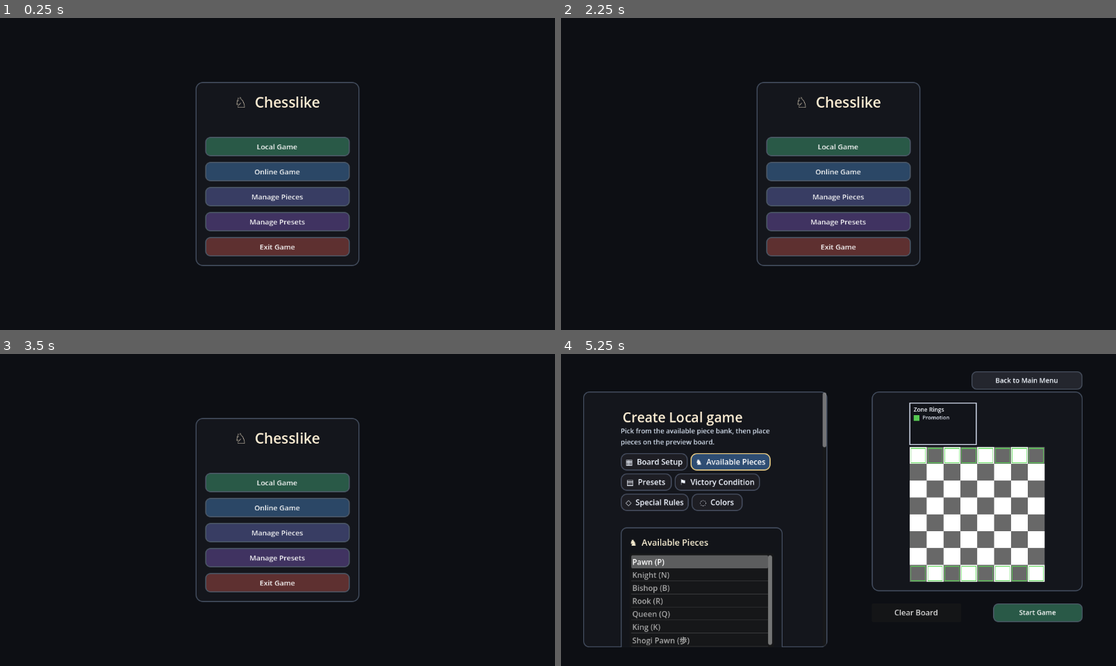
Above: before the commit, frames 1-4 (two rows, left to right).
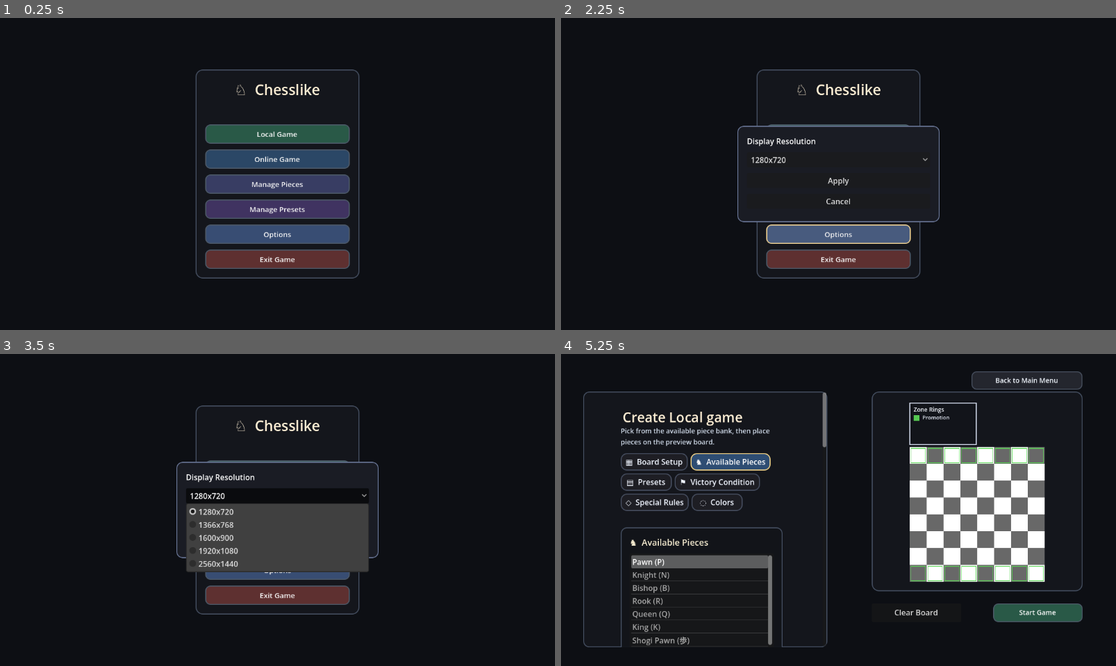
Above: after the commit, the same moments.

Repository: LeoHolman/chesslike
Game: Godot game, scene res://Scenes/MainMenu.tscn
Two runs of this game, one before a commit and one after it. Both use one fixed random seed, a clock stepped at 60 frames per second and the inputs below.
Inputs (mouse positions are in pixels of both pictures, inside the frame that each line leads up to):
- Up to frame 1 (0.25 s): no input
- Up to frame 2 (2.25 s): click "Manage Presets" at 0.5 s; click "← Back to Main Menu" at 1.25 s; click (838, 233) at 2 s, where only the run after the commit has a clickable "Options"
- Up to frame 3 (3.5 s): click (277, 494) at 2.75 s, where only the run after the commit has a clickable "1280x720"
- Up to frame 4 (5.25 s): click (838, 516) at 3.5 s, where only the run after the commit has a clickable "Apply"; click (838, 625) at 4.25 s, where only the run before the commit has a clickable "Back to Main Menu"; click "Local Game" at 5 s

The runs differ from the first frame. In frame 1, 9.7% of the frame differs, in the area x 35-65%, y 16-84%; in frame 2, 11%; in frame 3, 13%, in the area x 31-69%, y 16-84%; in frame 4, nothing differs.

Commit message:
feat: add options with screen resolution option

Diff:
--- a/Scenes/MainMenu.tscn
+++ b/Scenes/MainMenu.tscn
@@ -54,13 +54,58 @@
 layout_mode = 2
 text = "Manage Presets"
 
+[node name="OptionsButton" type="Button" parent="CenterContainer/MenuContent"]
+custom_minimum_size = Vector2(240, 40)
+layout_mode = 2
+text = "Options"
+
 [node name="ExitGameButton" type="Button" parent="CenterContainer/MenuContent" unique_id=1065246606]
 custom_minimum_size = Vector2(240, 40)
 layout_mode = 2
 text = "Exit Game"
 
+[node name="OptionsPopup" type="PopupPanel" parent="."]
+visible = false
+size = Vector2i(420, 200)
+
+[node name="MarginContainer" type="MarginContainer" parent="OptionsPopup"]
+anchors_preset = 15
+anchor_right = 1.0
+anchor_bottom = 1.0
+grow_horizontal = 2
+grow_vertical = 2
+size_flags_horizontal = 3
+size_flags_vertical = 3
+theme_override_constants/margin_left = 18
+theme_override_constants/margin_top = 18
+theme_override_constants/margin_right = 18
+theme_override_constants/margin_bottom = 18
+
+[node name="VBoxContainer" type="VBoxContainer" parent="OptionsPopup/MarginContainer"]
+layout_mode = 2
+theme_override_constants/separation = 12
+
+[node name="TitleLabel" type="Label" parent="OptionsPopup/MarginContainer/VBoxContainer"]
+layout_mode = 2
+text = "Display Resolution"
+
+[node name="ResolutionOptionButton" type="OptionButton" parent="OptionsPopup/MarginContainer/VBoxContainer"]
+layout_mode = 2
+size_flags_horizontal = 3
+
+[node name="ApplyResolutionButton" type="Button" parent="OptionsPopup/MarginContainer/VBoxContainer"]
+layout_mode = 2
+text = "Apply"
+
+[node name="CancelResolutionButton" type="Button" parent="OptionsPopup/MarginContainer/VBoxContainer"]
+layout_mode = 2
+text = "Cancel"
+
 [connection signal="pressed" from="CenterContainer/MenuContent/LocalGameButton" to="." method="_on_local_game_button_pressed"]
 [connection signal="pressed" from="CenterContainer/MenuContent/OnlineGameButton" to="." method="_on_online_game_button_pressed"]
 [connection signal="pressed" from="CenterContainer/MenuContent/ManagePiecesButton" to="." method="_on_manage_pieces_button_pressed"]
 [connection signal="pressed" from="CenterContainer/MenuContent/ManagePresetsButton" to="." method="_on_manage_presets_button_pressed"]
+[connection signal="pressed" from="CenterContainer/MenuContent/OptionsButton" to="." method="_on_options_button_pressed"]
 [connection signal="pressed" from="CenterContainer/MenuContent/ExitGameButton" to="." method="_on_exit_game_button_pressed"]
+[connection signal="pressed" from="OptionsPopup/MarginContainer/VBoxContainer/ApplyResolutionButton" to="." method="_on_apply_resolution_button_pressed"]
+[connection signal="pressed" from="OptionsPopup/MarginContainer/VBoxContainer/CancelResolutionButton" to="." method="_on_cancel_resolution_button_pressed"]
--- a/Scripts/main_menu.gd
+++ b/Scripts/main_menu.gd
@@ -9,13 +9,25 @@
 @onready var online_game_button: Button = $CenterContainer/MenuContent/OnlineGameButton
 @onready var manage_pieces_button: Button = $CenterContainer/MenuContent/ManagePiecesButton
 @onready var manage_presets_button: Button = $CenterContainer/MenuContent/ManagePresetsButton
+@onready var options_button: Button = $CenterContainer/MenuContent/OptionsButton
 @onready var exit_game_button: Button = $CenterContainer/MenuContent/ExitGameButton
+@onready var resolution_option_button: OptionButton = $OptionsPopup/MarginContainer/VBoxContainer/ResolutionOptionButton
+@onready var apply_resolution_button: Button = $OptionsPopup/MarginContainer/VBoxContainer/ApplyResolutionButton
+@onready var cancel_resolution_button: Button = $OptionsPopup/MarginContainer/VBoxContainer/CancelResolutionButton
 
 var menu_panel: PanelContainer
+var resolution_options: Array[Vector2i] = [
+	Vector2i(1280, 720),
+	Vector2i(1366, 768),
+	Vector2i(1600, 900),
+	Vector2i(1920, 1080),
+	Vector2i(2560, 1440)
+]
 
 func _ready() -> void:
 	DisplayServer.window_set_flag(DisplayServer.WINDOW_FLAG_BORDERLESS, false)
 	DisplayServer.window_set_mode(DisplayServer.WINDOW_MODE_MAXIMIZED)
+	_setup_resolution_options()
 	_apply_visual_style()
 
 func _apply_visual_style() -> void:
@@ -29,6 +41,7 @@
 	UITheme.apply_button_theme(online_game_button, Color(0.17, 0.28, 0.40, 1.0), 40.0, 15)
 	UITheme.apply_button_theme(manage_pieces_button, Color(0.22, 0.24, 0.39, 1.0), 40.0, 15)
 	UITheme.apply_button_theme(manage_presets_button, Color(0.25, 0.20, 0.38, 1.0), 40.0, 15)
+	UITheme.apply_button_theme(options_button, Color(0.22, 0.30, 0.45, 1.0), 40.0, 15)
 	UITheme.apply_button_theme(exit_game_button, Color(0.37, 0.19, 0.19, 1.0), 40.0, 15)
 
 func _ensure_menu_panel() -> void:
@@ -60,10 +73,41 @@
 
 
 
+func _setup_resolution_options() -> void:
+	resolution_option_button.clear()
+	var current_size = DisplayServer.window_get_size()
+	var current_index = 0
+	for index in range(resolution_options.size()):
+		var option = resolution_options[index]
+		resolution_option_button.add_item("%dx%d" % [option.x, option.y])
+		if option == current_size:
+			current_index = index
+	resolution_option_button.select(current_index)
+
+func _on_options_button_pressed() -> void:
+	_setup_resolution_options()
+	var popup_panel = $OptionsPopup
+	popup_panel.popup_centered(Vector2(420, 200))
+	popup_panel.add_theme_stylebox_override("panel", UITheme.panel_style(Color(0.10, 0.11, 0.14, 1.0), Color(0.42, 0.47, 0.60, 1.0), 12, 2))
+	var margin = $OptionsPopup/MarginContainer
+	if margin != null:
+		margin.modulate = Color(1.0, 1.0, 1.0, 1.0)
+		margin.self_modulate = Color(1.0, 1.0, 1.0, 1.0)
+
+func _on_apply_resolution_button_pressed() -> void:
+	var selected_index = resolution_option_button.selected
+	if selected_index < 0 or selected_index >= resolution_options.size():
+		return
+	var target_size = resolution_options[selected_index]
+	DisplayServer.window_set_mode(DisplayServer.WINDOW_MODE_WINDOWED)
+	DisplayServer.window_set_size(target_size)
+	$OptionsPopup.hide()
+
+func _on_cancel_resolution_button_pressed() -> void:
+	$OptionsPopup.hide()
+
 func _on_exit_game_button_pressed() -> void:
 	get_tree().quit()
-
-
 
 func _on_local_game_button_pressed() -> void:
 	get_tree().change_scene_to_file("res://Scenes/LocalGameMenu.tscn")
--- a/Scripts/manage_presets.gd
+++ b/Scripts/manage_presets.gd
@@ -143,7 +143,6 @@
 	message_label.size_flags_vertical = Control.SIZE_EXPAND_FILL
 	message_label.vertical_alignment = VERTICAL_ALIGNMENT_CENTER
 	message_label.custom_minimum_size = Vector2(0.0, 108.0)
-	content.add_child(_panel_heading("ℹ", "Status"))
 	content.add_child(message_label)
 	return column
 
Not shown, changed: ideas.md
